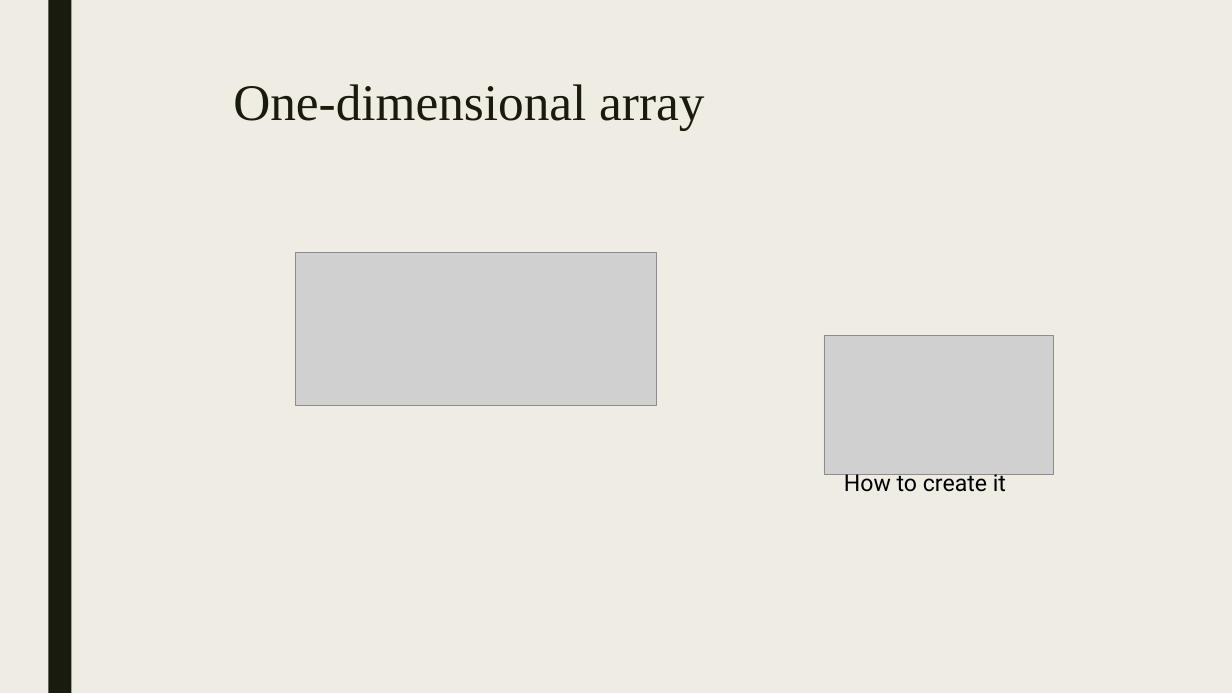
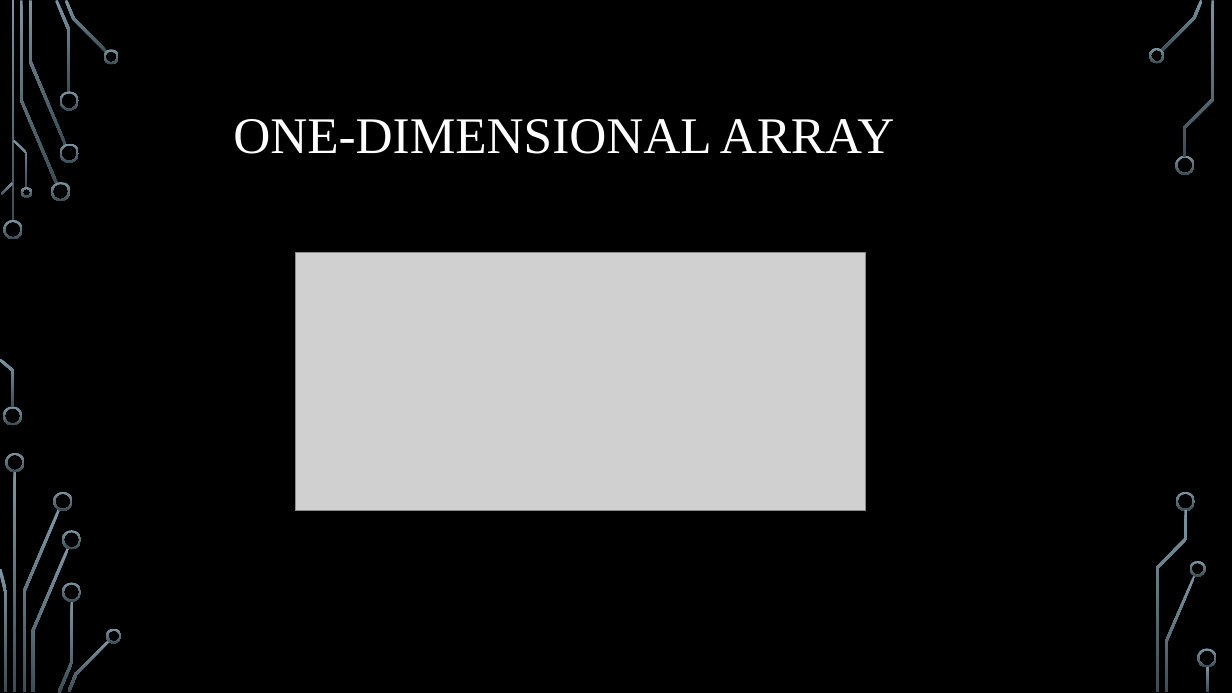
Before and after one commit to Adarsha-1/Group-6, a slide deck: slide 3 of arraysnew.pptx (slide 4 before the commit). Drawn at 1232x693 pixels with LibreOffice and Linux fonts; fonts in the diff are those of the drawing; grey boxes stand for pictures; background and template pictures are left out. Boxes give left, top, right and bottom in pixels: in the first picture for what was removed or moved away, otherwise in the second. Text is boxed around its words. In the diff, an @@ line names an element or a change of style, - is before the commit and + after.

```diff
--- a/arraysnew.pptx
+++ b/arraysnew.pptx
@@ background #EFEDE3 to picture (left out) @@
@@ rectangle removed at (48, 0, 71, 693) @@
@@ title "ONE-DIMENSIONAL ARRAY" at (233, 119, 895, 154): vertical alignment top to middle @@
@@ title at (233, 119, 895, 154): text changed; text colour #191B0E to #FFFFFF @@
-One-dimensional array
+ONE-DIMENSIONAL ARRAY
@@ picture: place and size @@
-picture at (295, 252, 656, 406)
+picture at (295, 252, 865, 511)
@@ picture removed at (824, 336, 1054, 475) @@
@@ text removed at (844, 474, 1006, 492) @@
-How to create it
@@ group added at (0, 0, 1217, 693): 33 freeform shapes, 3 rectangles @@
```
Also in this commit, not shown: 13 other slides changed, 2 slides removed.
